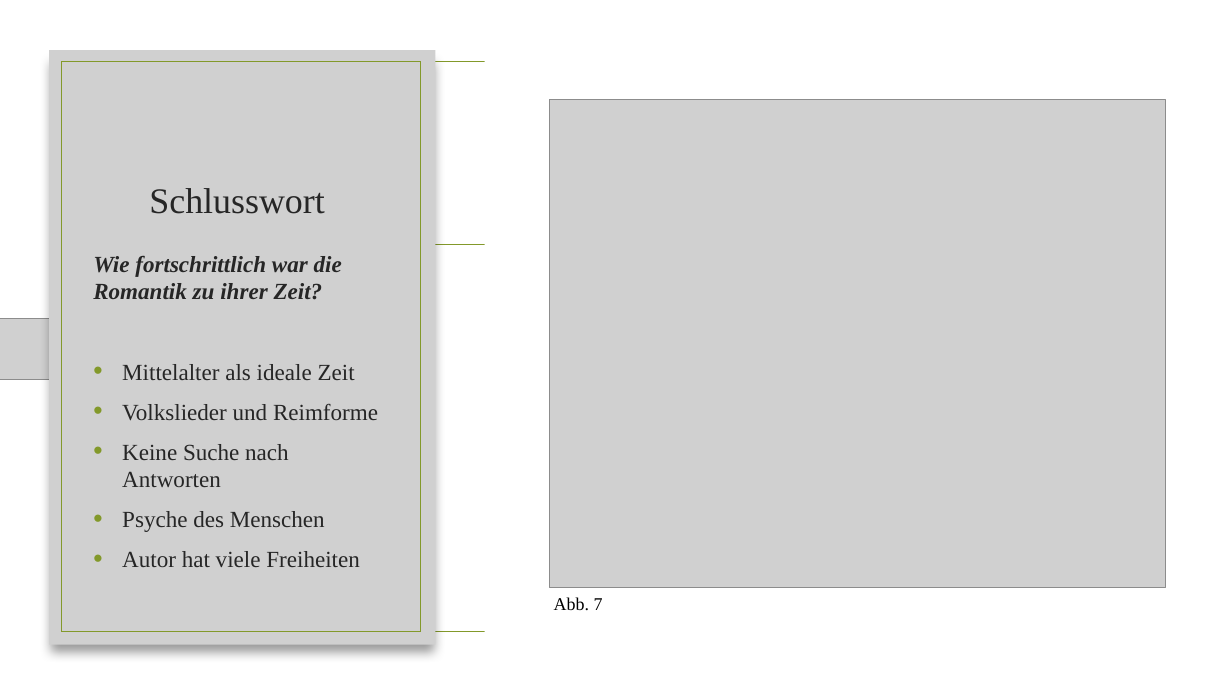
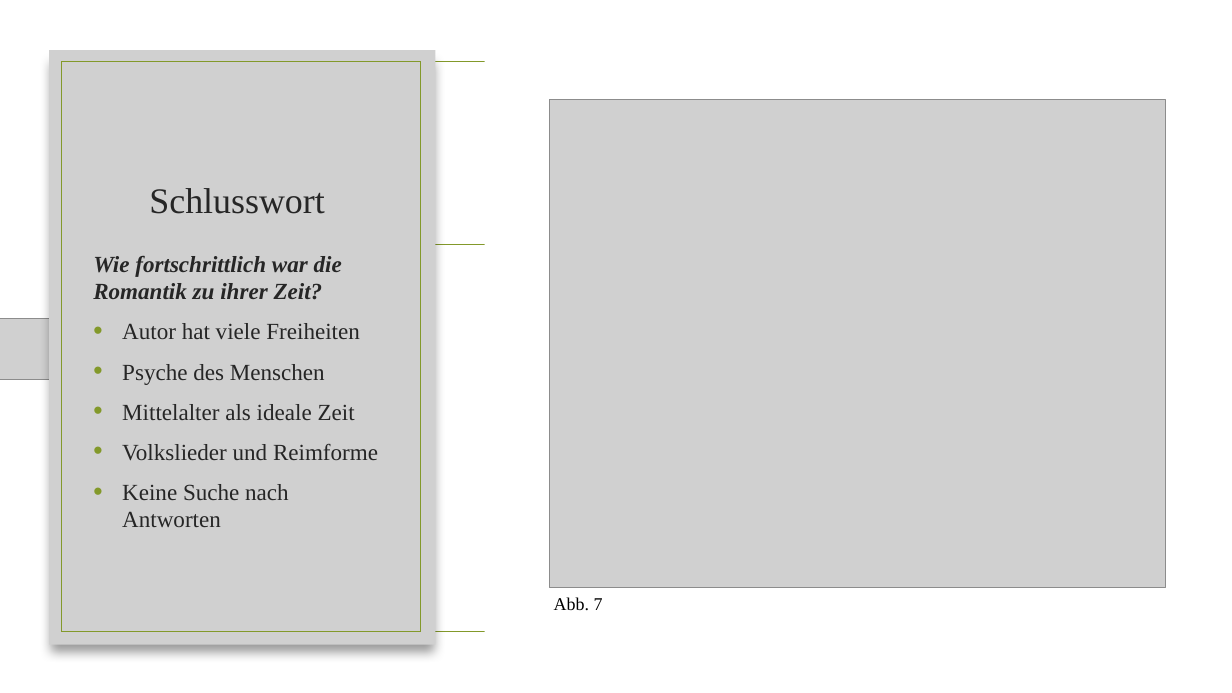
Before and after one commit to AkazeX/Schule, a slide deck: slide 11 of BM/Deutsch/Romantik/Romantik.pptx. Drawn at 1232x693 pixels with LibreOffice and Linux fonts; fonts in the diff are those of the drawing; grey boxes stand for pictures; background and template pictures are left out. Boxes give left, top, right and bottom in pixels: in the first picture for what was removed or moved away, otherwise in the second. Text is boxed around its words. In the diff, an @@ line names an element or a change of style, - is before the commit and + after.

```diff
--- a/BM/Deutsch/Romantik/Romantik.pptx
+++ b/BM/Deutsch/Romantik/Romantik.pptx
@@ text at (x1=122, y1=323, x2=360, y2=385): paragraphs added @@
+• Autor hat viele Freiheiten
+• Psyche des Menschen
@@ text at (x1=122, y1=511, x2=360, y2=567): paragraphs removed @@
-• Psyche des Menschen
-• Autor hat viele Freiheiten
```
Also in this commit, not shown: 2 other slides changed.
